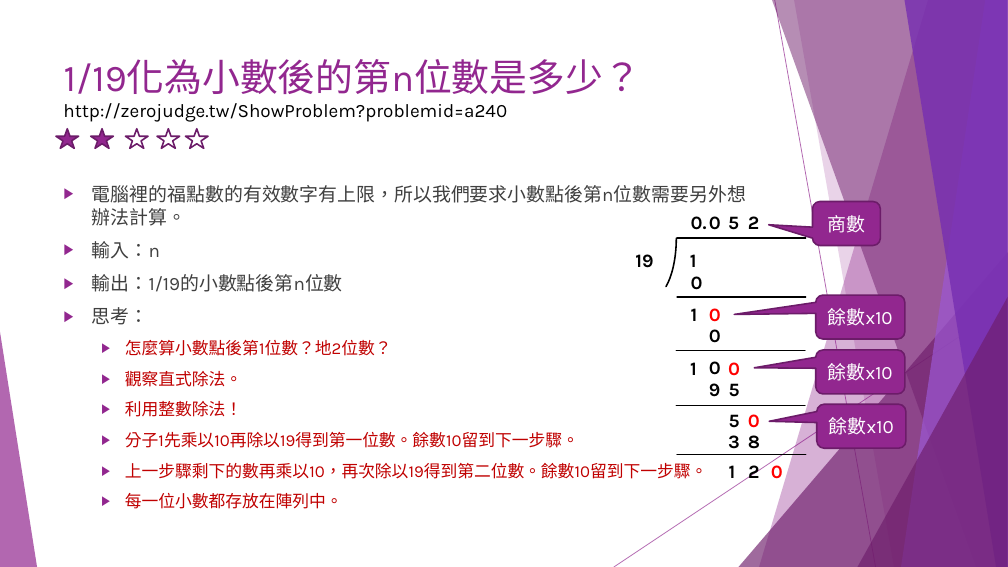
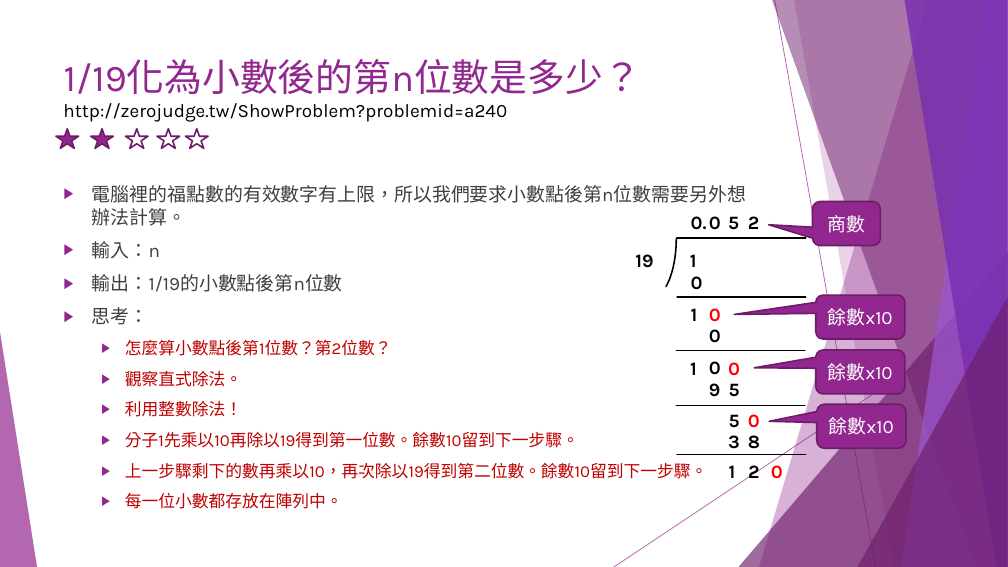
Before and after one commit to liulawsi/My_PPTs, a slide deck: slide 33 of LCC/Python/A1_邏輯思考訓練題.pptx. Drawn at 1008x567 pixels with LibreOffice and Linux fonts; fonts in the diff are those of the drawing. Boxes give left, top, right and bottom in pixels: in the first picture for what was removed or moved away, otherwise in the second. Text is boxed around its words. In the diff, an @@ line names an element or a change of style, - is before the commit and + after.

```diff
--- a/LCC/Python/A1_邏輯思考訓練題.pptx
+++ b/LCC/Python/A1_邏輯思考訓練題.pptx
@@ text at <box>125,340,392,356</box>: text changed @@
-  ▶ 怎麼算小數點後第1位數？地2位數？
+  ▶ 怎麼算小數點後第1位數？第2位數？
```
Also in this commit, not shown: 4 other slides changed, 2 slides removed.
